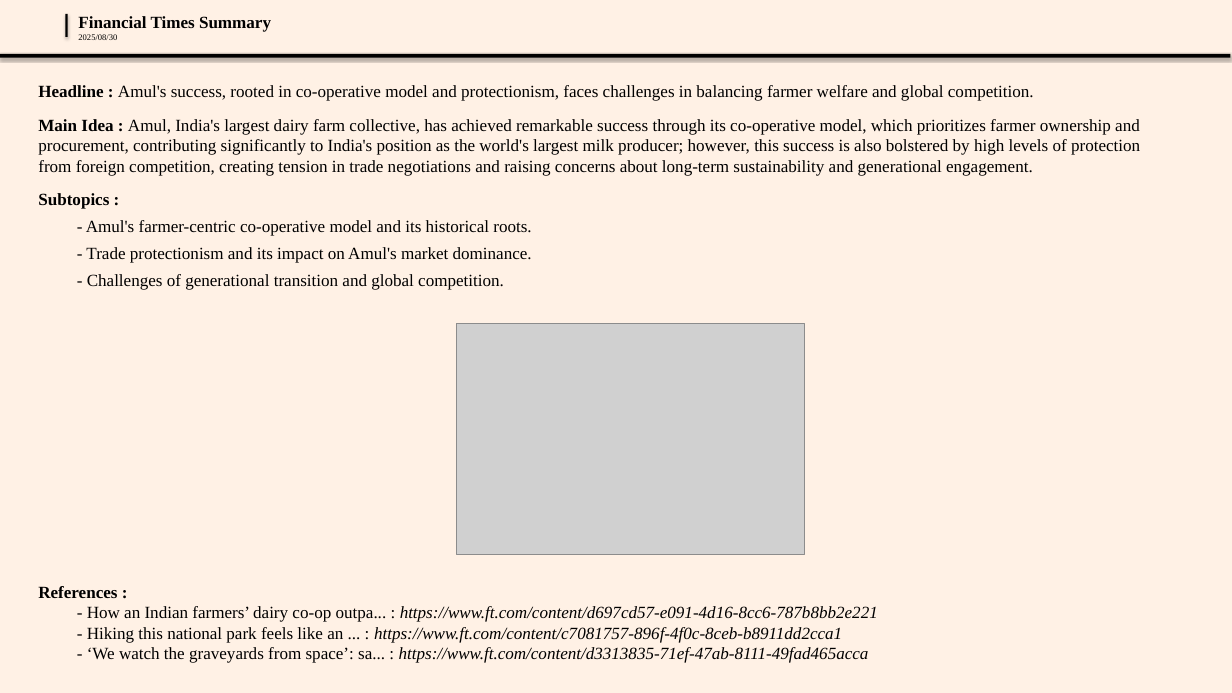
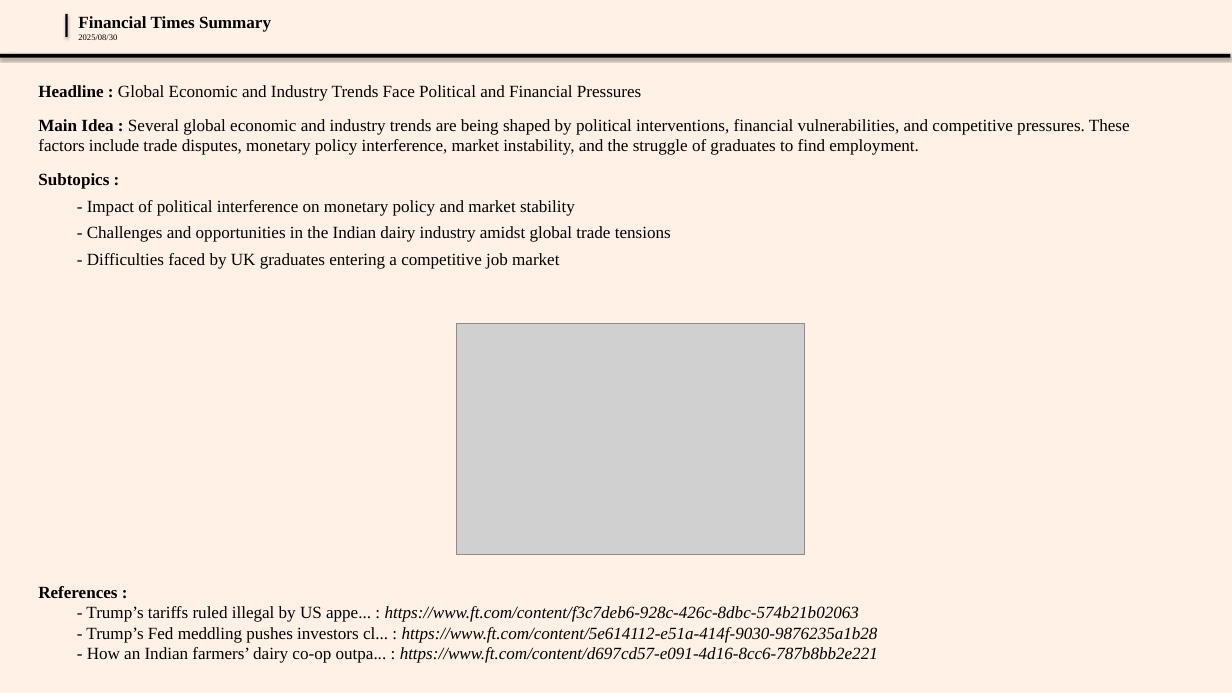
Before and after one commit to AhmedTioual/ft_scraper, a slide deck: slide 2 of data/presentations/themes_presentation_2025-08-30.pptx (slide 4 before the commit). Drawn at 1232x693 pixels with LibreOffice and Linux fonts; fonts in the diff are those of the drawing; grey boxes stand for pictures; background and template pictures are left out. Boxes give left, top, right and bottom in pixels: in the first picture for what was removed or moved away, otherwise in the second. Text is boxed around its words. In the diff, an @@ line names an element or a change of style, - is before the commit and + after.

```diff
--- a/data/presentations/themes_presentation_2025-08-30.pptx
+++ b/data/presentations/themes_presentation_2025-08-30.pptx
@@ text at bbox=[38, 85, 1130, 155]: text changed @@
-Headline : Amul's success, rooted in co-operative model and protectionism, faces challenges in balancing farmer welfare and global competition.
-Main Idea : Amul, India's largest dairy farm collective, has achieved remarkable success through its co-operative model, which prioritizes farmer ownership and procurement, contributing significantly to India's position as the world's largest milk producer; however, this success is also bolstered by high levels of protection from foreign competition, creating tension in trade negotiations and raising concerns about long-term sustainability and generational engagement.
+Headline : Global Economic and Industry Trends Face Political and Financial Pressures
+Main Idea : Several global economic and industry trends are being shaped by political interventions, financial vulnerabilities, and competitive pressures. These factors include trade disputes, monetary policy interference, market instability, and the struggle of graduates to find employment.
@@ text at bbox=[87, 200, 671, 269]: text changed @@
-  - Amul's farmer-centric co-operative model and its historical roots.
-  - Trade protectionism and its impact on Amul's market dominance.
-  - Challenges of generational transition and global competition.
+  - Impact of political interference on monetary policy and market stability
+  - Challenges and opportunities in the Indian dairy industry amidst global trade tensions
+  - Difficulties faced by UK graduates entering a competitive job market
@@ text at bbox=[86, 606, 878, 643]: paragraphs added @@
+  - Trump’s tariffs ruled illegal by US appe... : https://www.ft.com/content/f3c7deb6-928c-426c-8dbc-574b21b02063
+  - Trump’s Fed meddling pushes investors cl... : https://www.ft.com/content/5e614112-e51a-414f-9030-9876235a1b28
@@ text at bbox=[87, 627, 869, 663]: paragraphs removed @@
-  - Hiking this national park feels like an ... : https://www.ft.com/content/c7081757-896f-4f0c-8ceb-b8911dd2cca1
-  - ‘We watch the graveyards from space’: sa... : https://www.ft.com/content/d3313835-71ef-47ab-8111-49fad465acca
```
Also in this commit, not shown: 2 other slides changed, 4 slides added.
